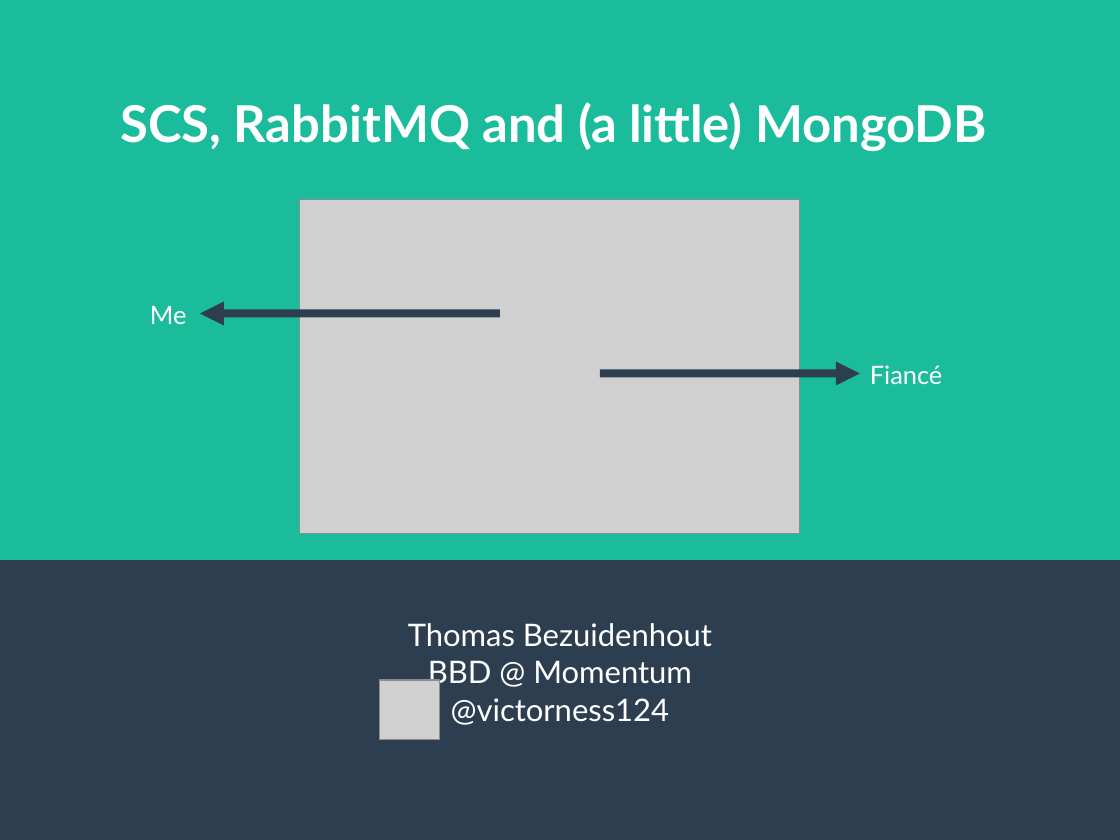
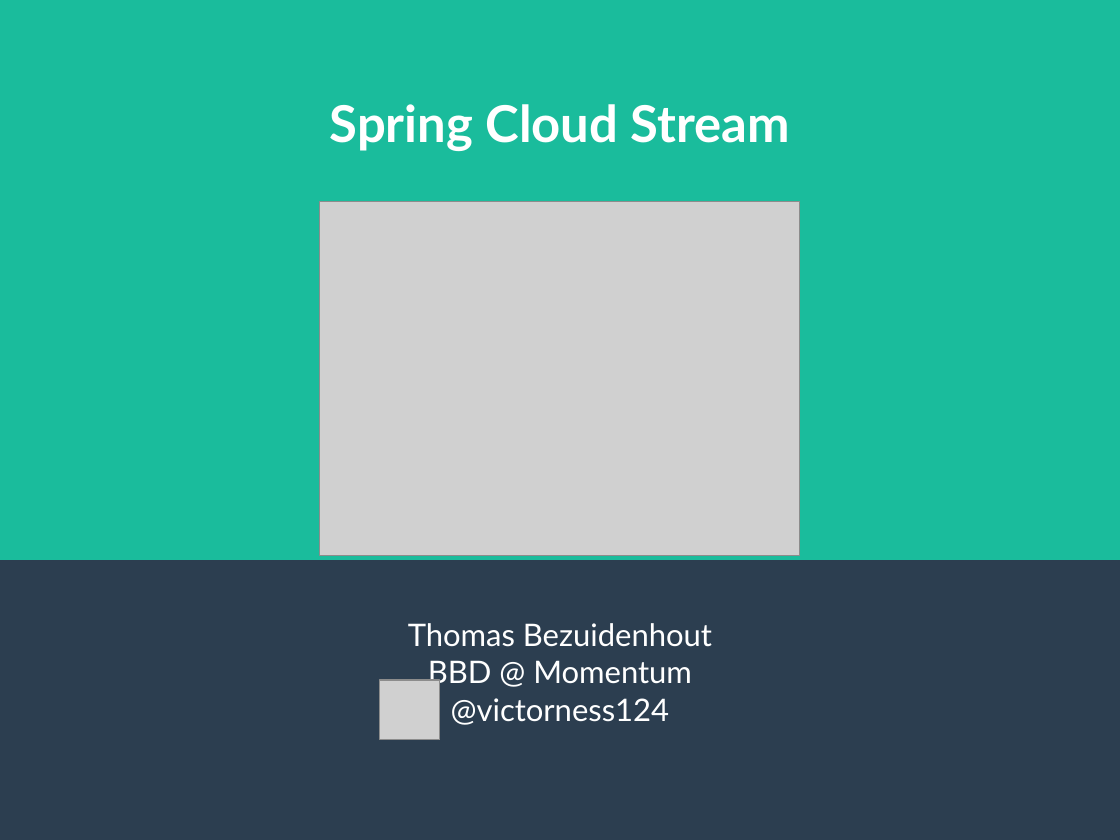
Before and after one commit to CrAzE124/bbd_demo, a slide deck: slide 1 of presentation/Untitled 2.odp. Drawn at 1120x840 pixels with LibreOffice and Linux fonts; fonts in the diff are those of the drawing; grey boxes stand for pictures. Boxes give left, top, right and bottom in pixels: in the first picture for what was removed or moved away, otherwise in the second. Text is boxed around its words. In the diff, an @@ line names an element or a change of style, - is before the commit and + after.

```diff
--- a/presentation/Untitled 2.odp
+++ b/presentation/Untitled 2.odp
@@ title at (x1=330, y1=104, x2=790, y2=151): text changed @@
-SCS, RabbitMQ and (a little) MongoDB
+Spring Cloud Stream
@@ picture resized from (x1=300, y1=200, x2=800, y2=534) to (x1=320, y1=202, x2=800, y2=556) @@
@@ text removed at (x1=150, y1=305, x2=187, y2=324) @@
-Me
@@ arrow removed from (500, 314) to (200, 314) @@
@@ arrow removed from (601, 374) to (860, 374) @@
@@ text removed at (x1=870, y1=365, x2=942, y2=384) @@
-Fiancé
```
Also in this commit, not shown: 2 other slides changed, 1 slide added, 1 slide removed, 9 other files.
